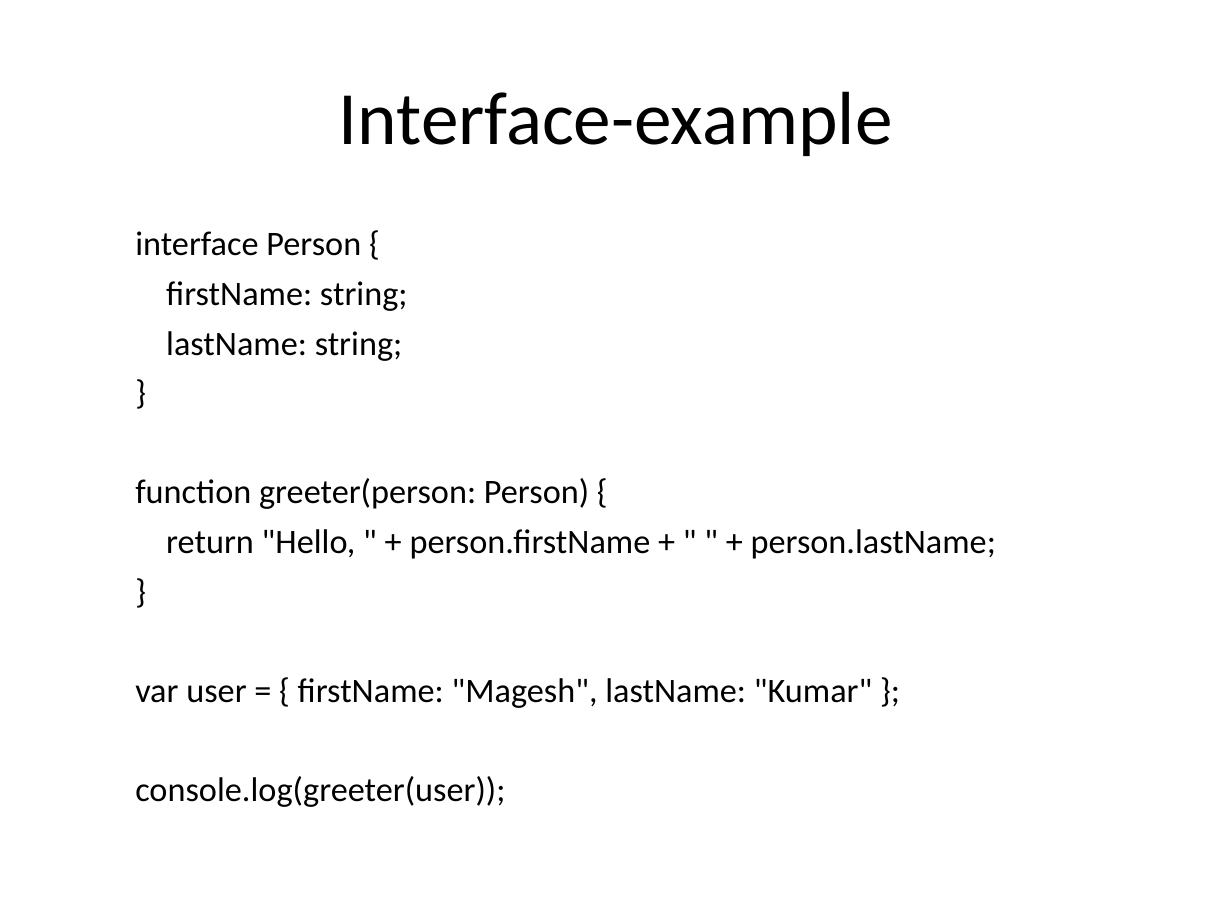
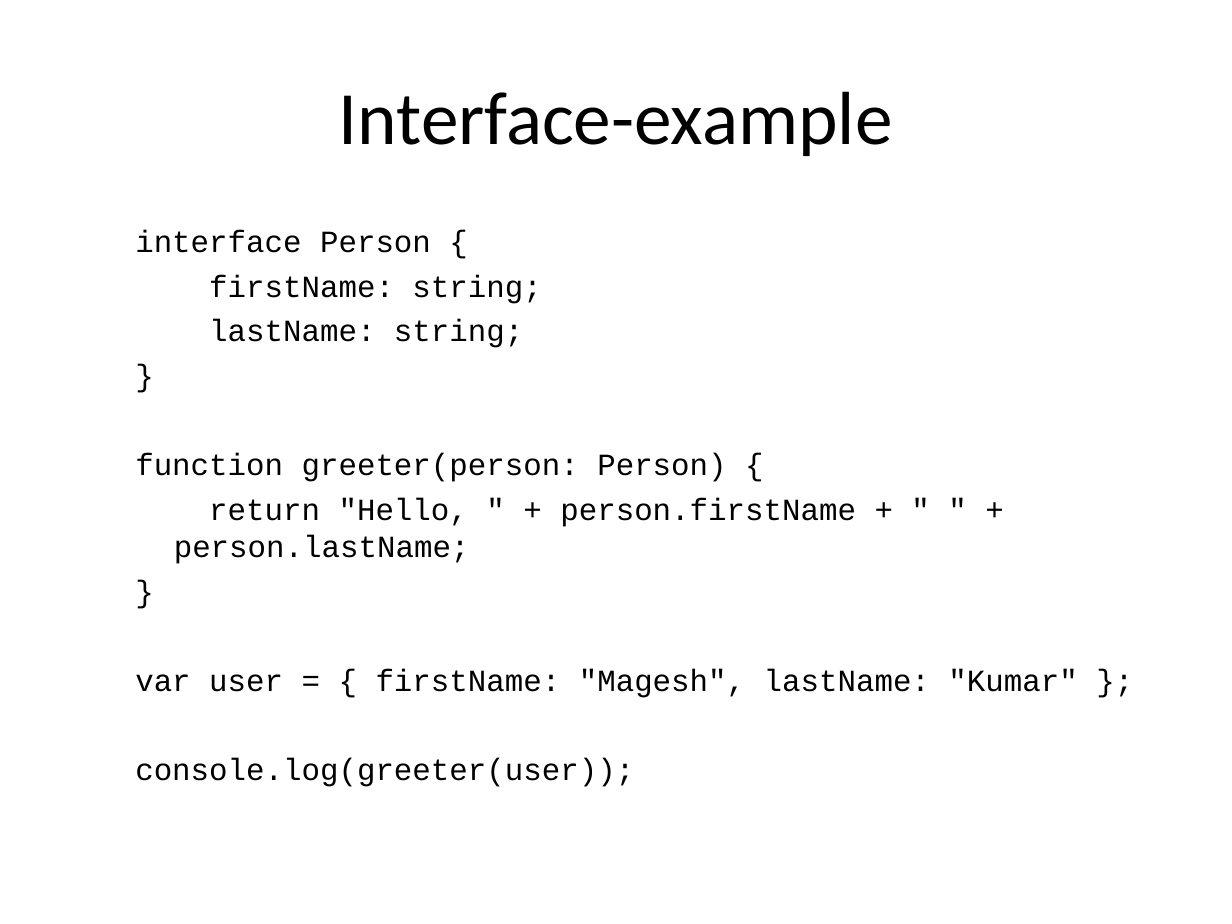
Before and after one commit to vishnumvn/AngularJS_Tut, a slide deck: slide 63 of Materials/ES_TS_For_Anguar4.ppt. Drawn at 1232x924 pixels with LibreOffice and Linux fonts; fonts in the diff are those of the drawing. Boxes give left, top, right and bottom in pixels: in the first picture for what was removed or moved away, otherwise in the second. Text is boxed around its words. In the diff, an @@ line names an element or a change of style, - is before the commit and + after.

```diff
--- a/Materials/ES_TS_For_Anguar4.ppt
+++ b/Materials/ES_TS_For_Anguar4.ppt
@@ text "interface Person {" at [135,230,1077,787]: size 20 to 18 pt, font Calibri to Courier New @@
```
Also in this commit, not shown: 9 other slides changed, 3 other files.
